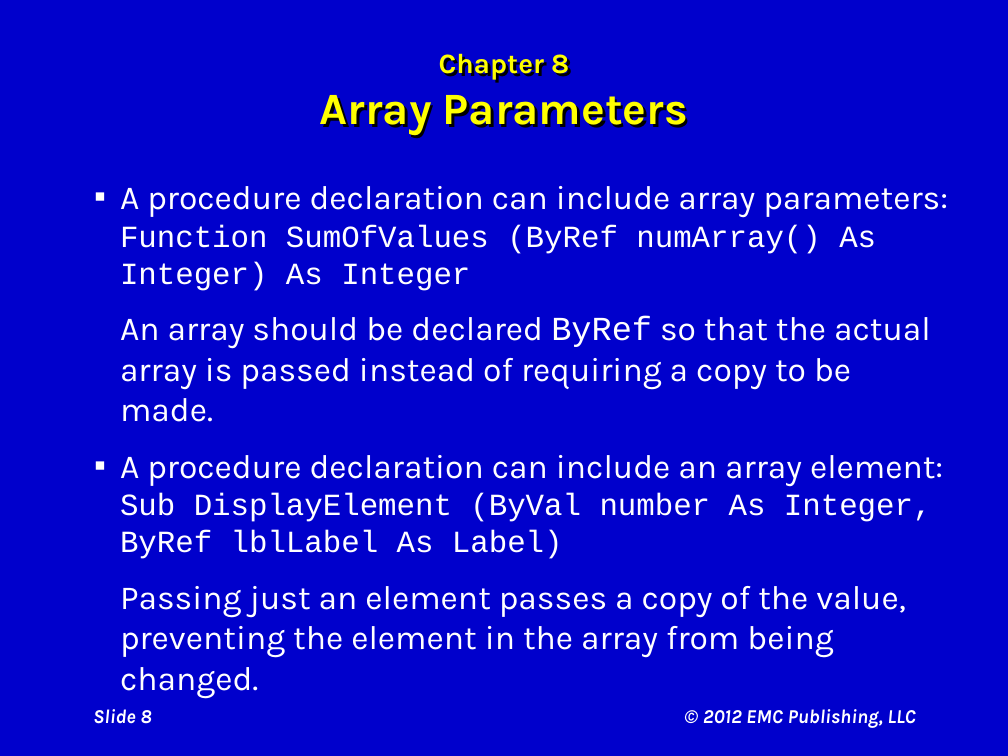
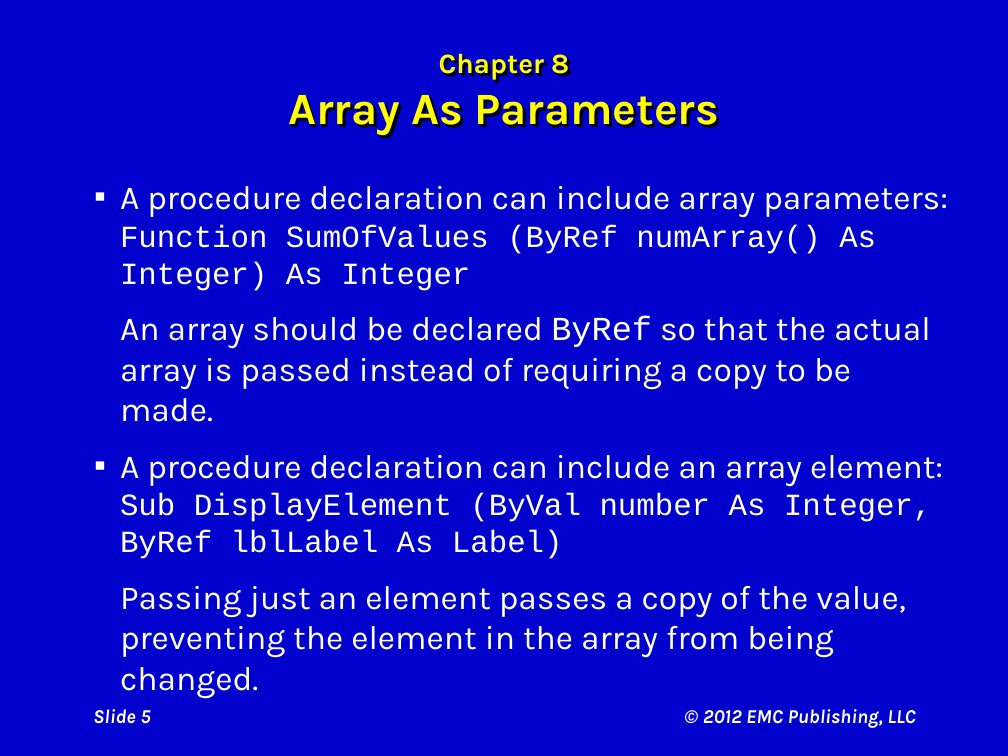
Before and after one commit to rvolyar/MHSCompSci, a slide deck: slide 5 of assets/courses/compsci1/Cosma/Ch08 Visual Aids.pptx (slide 8 before the commit). Drawn at 1008x756 pixels with LibreOffice and Linux fonts; fonts in the diff are those of the drawing. Boxes give left, top, right and bottom in pixels: in the first picture for what was removed or moved away, otherwise in the second. Text is boxed around its words. In the diff, an @@ line names an element or a change of style, - is before the commit and + after.

```diff
--- a/assets/courses/compsci1/Cosma/Ch08 Visual Aids.pptx
+++ b/assets/courses/compsci1/Cosma/Ch08 Visual Aids.pptx
@@ title at [288, 48, 719, 135]: text changed @@
-Chapter 8
-Array Parameters
+Chapter 8
+Array As Parameters
@@ page number at [93, 709, 150, 724]: text changed @@
-Slide 8
+Slide 5
```
Also in this commit, not shown: 1 other slide changed, 6 slides removed, 7 other files.
